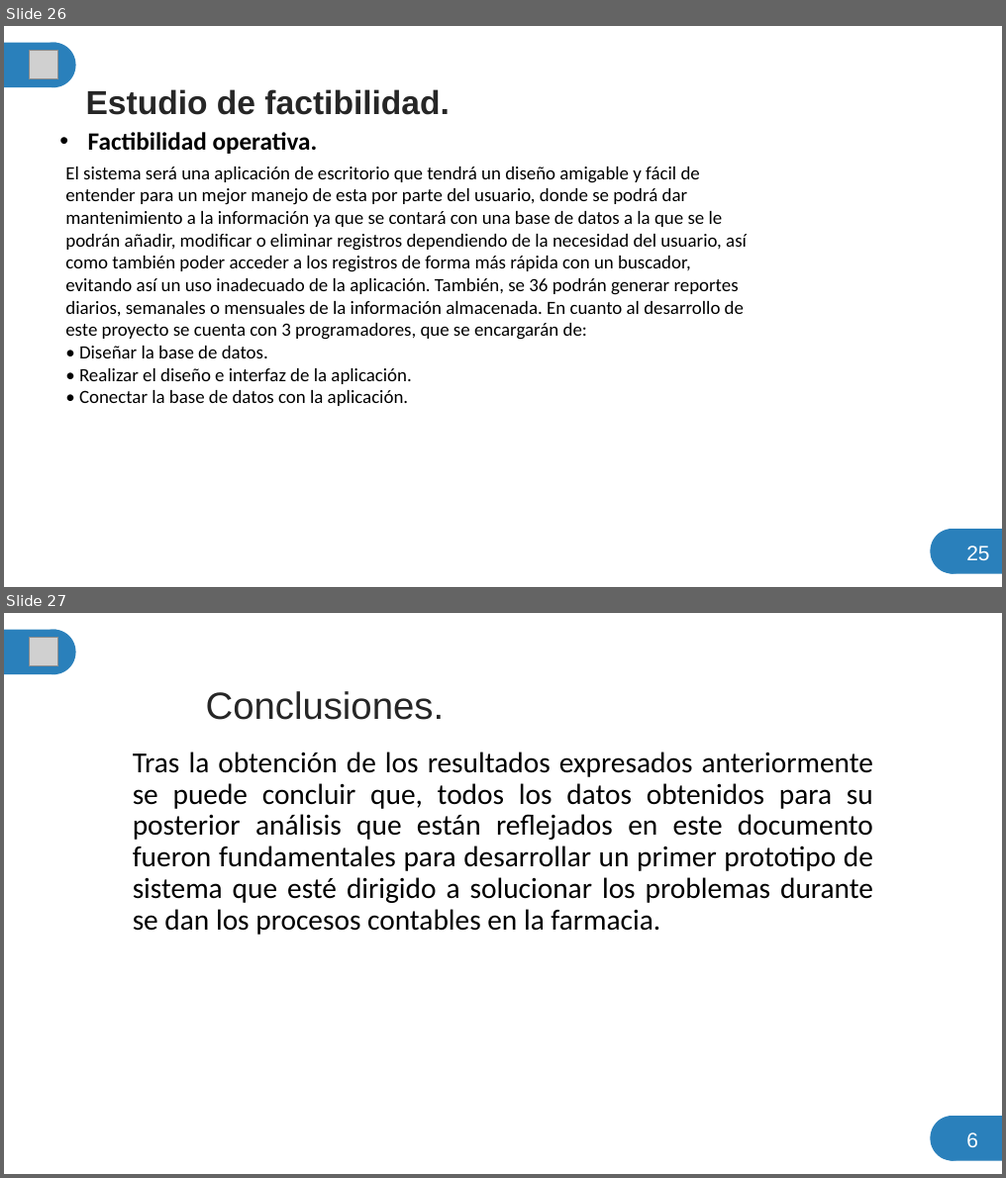
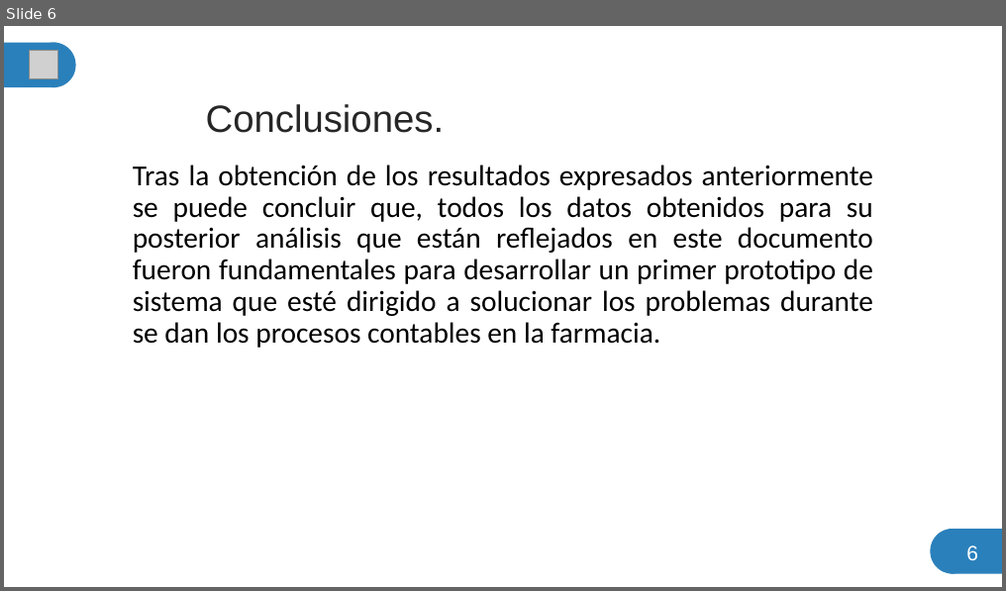
Before and after one commit to scarktt/Farmacia-Salud, a slide deck: Documentation/PresentacionProyecto.pptx. Shown one above the other, each under a label of ours: slides 26 and 27 before the commit, slide 6 after it. The pictures are 1006x1178 and 1006x591 pixels, drawn with LibreOffice and Linux fonts; fonts in the diff are those of the drawing; grey boxes stand for pictures. Boxes give left, top, right and bottom in pixels: in the first picture for what was removed or moved away, otherwise in the second. Text is boxed around its words. In the diff, an @@ line names an element or a change of style, - is before the commit and + after.

```diff
--- a/Documentation/PresentacionProyecto.pptx
+++ b/Documentation/PresentacionProyecto.pptx
@@ slide 26 removed at (x1=4, y1=26, x2=1002, y2=587), background #FFFFFF @@
@@ rectangle removed at (x1=4, y1=43, x2=56, y2=87) @@
@@ picture removed at (x1=30, y1=51, x2=58, y2=79) @@
@@ ellipse removed at (x1=32, y1=43, x2=76, y2=87) @@
@@ title removed at (x1=86, y1=89, x2=449, y2=115) @@
-Estudio de factibilidad.
@@ subtitle removed at (x1=88, y1=132, x2=318, y2=154) @@
-• Factibilidad operativa.
@@ text removed at (x1=65, y1=167, x2=746, y2=406) @@
-El sistema será una aplicación de escritorio que tendrá un diseño amigable y fácil de entender para un mejor manejo de esta por parte del usuario, donde se podrá dar mantenimiento a la información ya que se contará con una base de datos a la que se le podrán añadir, modificar o eliminar registros dependiendo de la necesidad del usuario, así como también poder acceder a los registros de forma más rápida con un buscador, evitando así un uso inadecuado de la aplicación. También, se 36 podrán generar reportes diarios, semanales o mensuales de la información almacenada. En cuanto al desarrollo de este proyecto se cuenta con 3 programadores, que se encargarán de:
-• Diseñar la base de datos.
-• Realizar el diseño e interfaz de la aplicación.
-• Conectar la base de datos con la aplicación.
@@ ellipse removed at (x1=930, y1=529, x2=974, y2=574) @@
@@ rectangle removed at (x1=950, y1=529, x2=1002, y2=574) @@
@@ text removed at (x1=966, y1=546, x2=989, y2=561) @@
-25
@@ what was slide 27 is now slide 6 @@
```
Also in this commit, not shown: 20 other slides removed, 3 other files.
